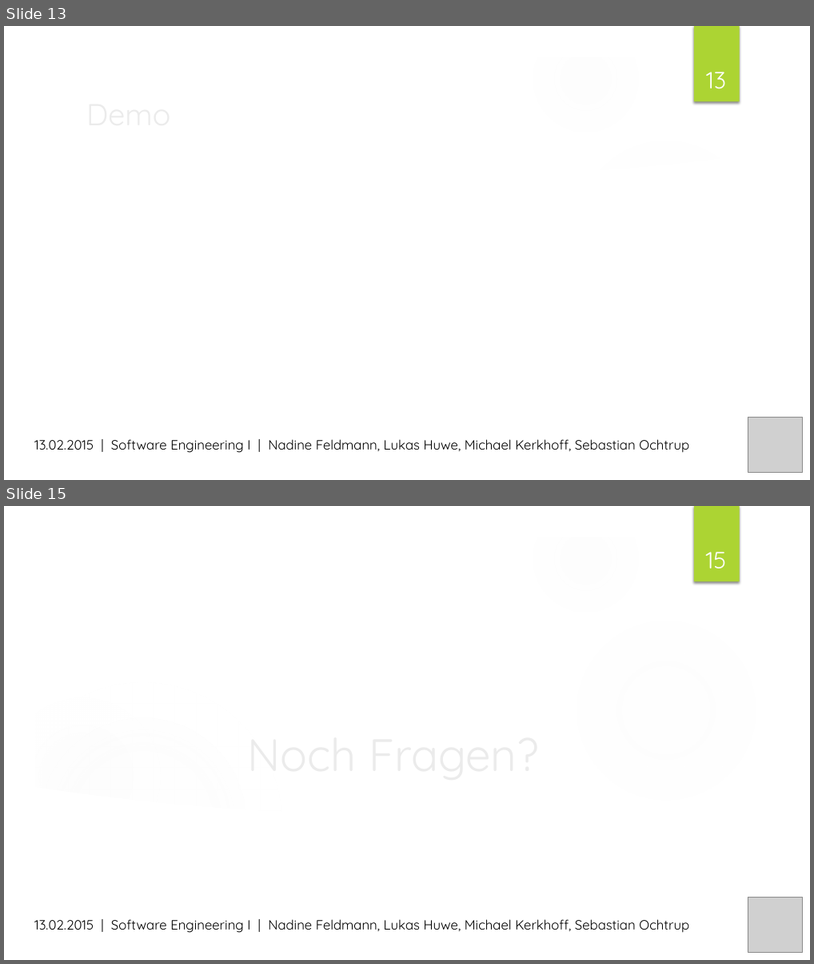
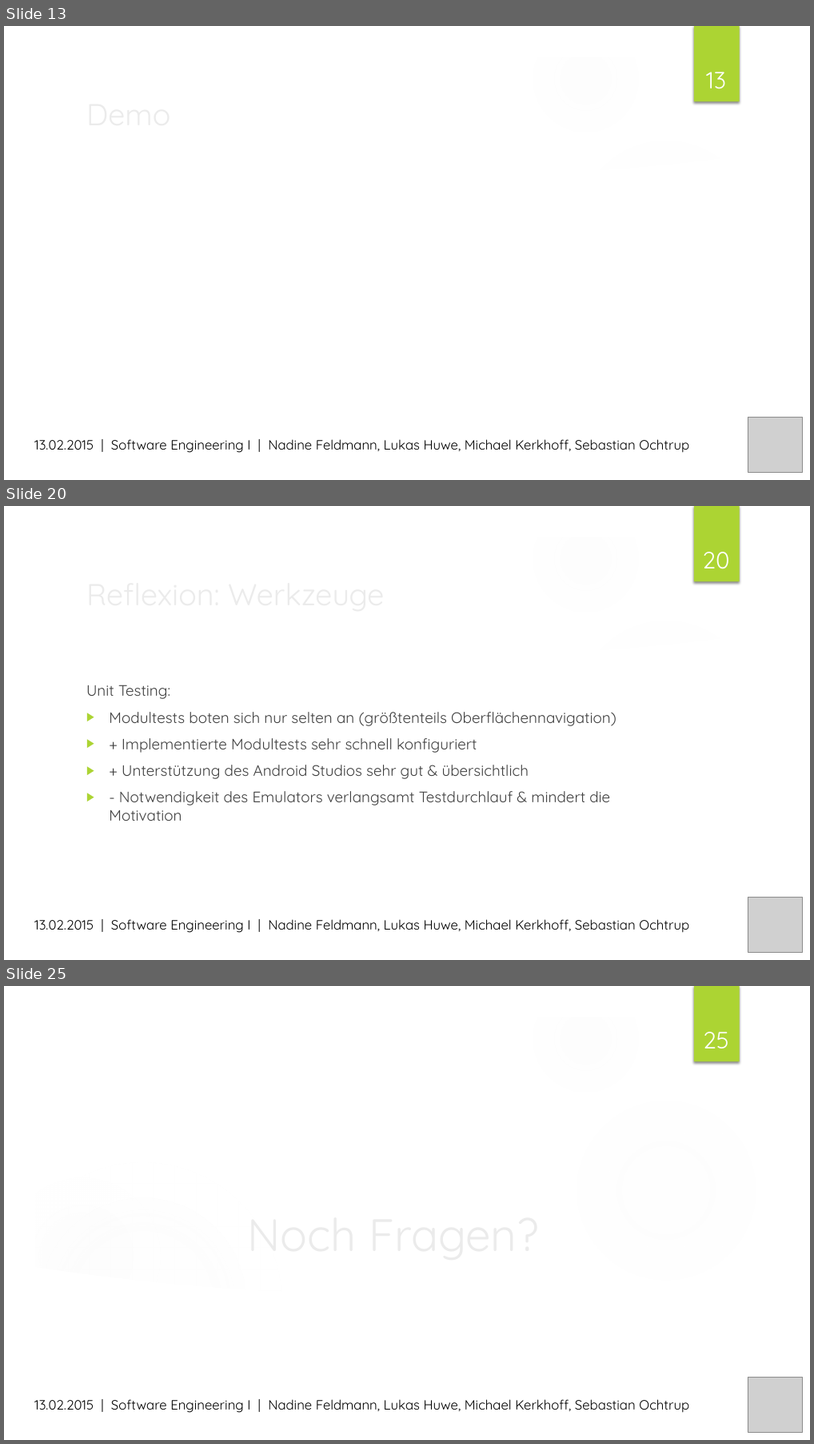
Before and after one commit to MrXXX92/pwsafe, a slide deck: Dokumentation/PWSafe Präsentation.pptx. Shown one above the other, each under a label of ours: slides 13 and 15 before the commit, slides 13, 20 and 25 after it; the slides between them are not shown. The pictures are 814x964 and 814x1444 pixels, drawn with LibreOffice and Linux fonts; fonts in the diff are those of the drawing; grey boxes stand for pictures; background and template pictures are left out. Boxes give left, top, right and bottom in pixels: in the first picture for what was removed or moved away, otherwise in the second. Text is boxed around its words. In the diff, an @@ line names an element or a change of style, - is before the commit and + after.

```diff
--- a/Dokumentation/PWSafe Präsentation.pptx
+++ b/Dokumentation/PWSafe Präsentation.pptx
@@ slide 20 added at (x1=4, y1=506, x2=810, y2=960), background picture (left out); not listed: 9 template elements that a slide beside it also shows @@
@@ page number added at (x1=702, y1=552, x2=730, y2=569), 28 pt, text #FFFFFF @@
+20
@@ title added at (x1=80, y1=570, x2=660, y2=616), 36 pt, text #EBEBEB @@
+Reflexion: Werkzeuge
@@ text added at (x1=86, y1=684, x2=617, y2=820), 18 pt, text #404040 @@
+Unit Testing:
+▶ Modultests boten sich nur selten an (größtenteils Oberflächennavigation)
+▶ + Implementierte Modultests sehr schnell konfiguriert
+▶ + Unterstützung des Android Studios sehr gut & übersichtlich
+▶ - Notwendigkeit des Emulators verlangsamt Testdurchlauf & mindert die Motivation
@@ picture added at (x1=748, y1=896, x2=802, y2=952) @@
@@ text added at (x1=34, y1=919, x2=690, y2=932), 16 pt, text #000000 @@
+13.02.2015 | Software Engineering I | Nadine Feldmann, Lukas Huwe, Michael Kerkhoff, Sebastian Ochtrup
@@ what was slide 15 is now slide 25 @@
@@ page number at (x1=703, y1=1032, x2=730, y2=1048): text changed @@
-15
+25
```
Also in this commit, not shown: 1 slide changed, 9 other slides added.
